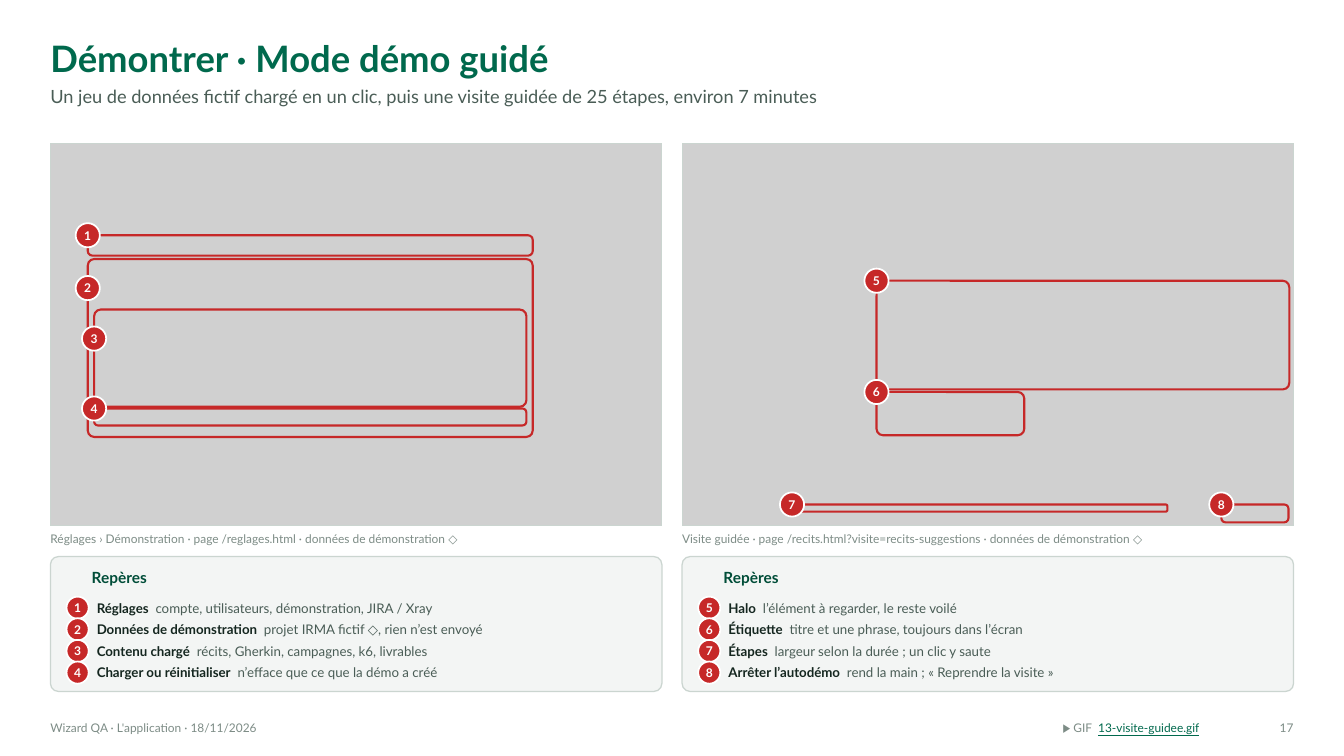
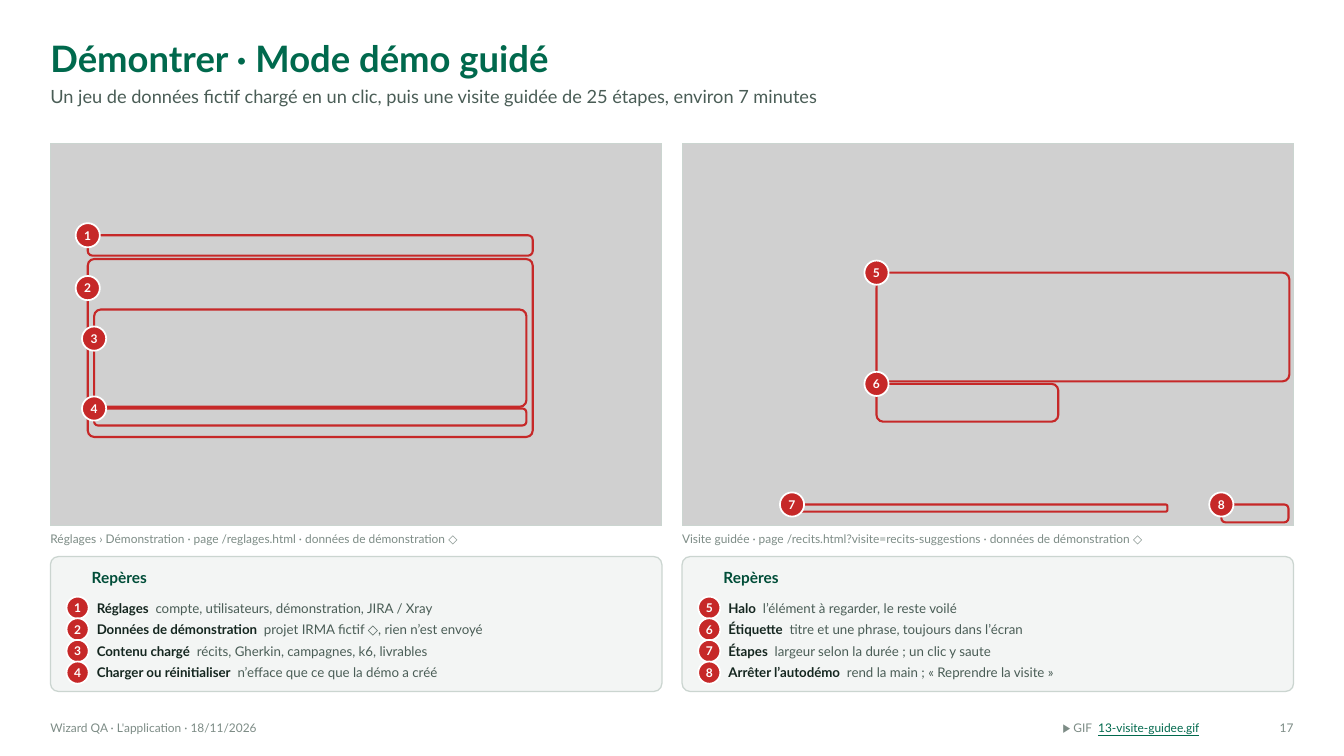
Before and after one commit to printableindustry-commits/qaassistant, a slide deck: slide 17 of supports/presentations/WizardQA-synthese.pptx. Drawn at 1344x756 pixels with LibreOffice and Linux fonts; fonts in the diff are those of the drawing; grey boxes stand for pictures; background and template pictures are left out. Boxes give left, top, right and bottom in pixels: in the first picture for what was removed or moved away, otherwise in the second. Text is boxed around its words. In the diff, an @@ line names an element or a change of style, - is before the commit and + after.

```diff
--- a/supports/presentations/WizardQA-synthese.pptx
+++ b/supports/presentations/WizardQA-synthese.pptx
@@ 2 ellipses, 1 rounded rectangle: place and size @@
-2 ellipses, 1 rounded rectangle at [865, 268, 1290, 404]
+2 ellipses, 1 rounded rectangle at [865, 260, 1290, 396]
@@ rounded rectangle: place and size @@
-rounded rectangle at [877, 392, 1025, 436]
+rounded rectangle at [877, 384, 1059, 421]
@@ rounded rectangle at [877, 384, 1059, 421]: proportions changed @@
```
Also in this commit, not shown: 3 other slides changed, 50 other files.
